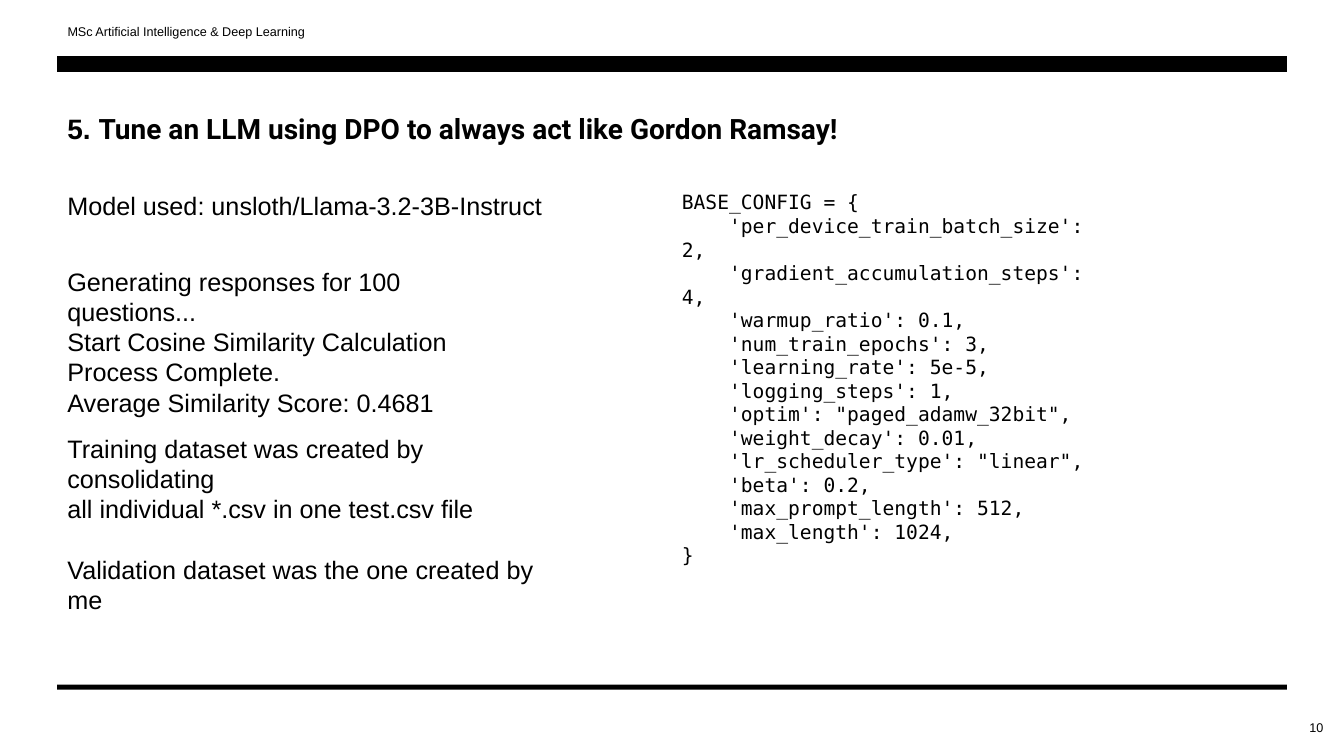
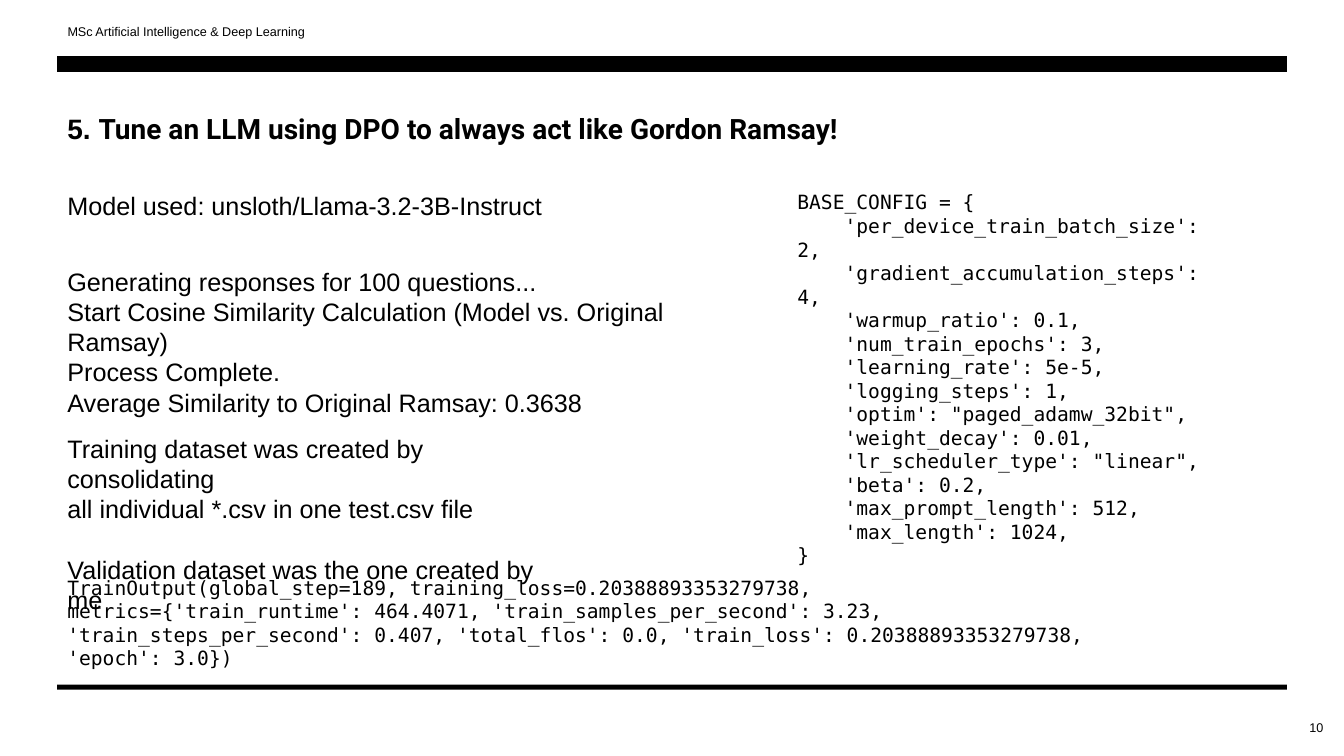
Before and after one commit to tcharos/NLP-Toxicity-Detection, a slide deck: slide 10 of NLP_finalPresentation.pptx. Drawn at 1344x756 pixels with LibreOffice and Linux fonts; fonts in the diff are those of the drawing. Boxes give left, top, right and bottom in pixels: in the first picture for what was removed or moved away, otherwise in the second. Text is boxed around its words. In the diff, an @@ line names an element or a change of style, - is before the commit and + after.

```diff
--- a/NLP_finalPresentation.pptx
+++ b/NLP_finalPresentation.pptx
@@ text "BASE_CONFIG = {": place and size @@
-text "BASE_CONFIG = {" at (682, 194, 1083, 544)
+text "BASE_CONFIG = {" at (797, 194, 1199, 544)
@@ text at (67, 302, 664, 357): text changed @@
-Start Cosine Similarity Calculation
+Start Cosine Similarity Calculation (Model vs. Original Ramsay)
@@ text at (67, 393, 582, 417): text changed @@
-Average Similarity Score: 0.4681
+Average Similarity to Original Ramsay: 0.3638
@@ text added at (67, 579, 1083, 647), 14 pt, text #000000 @@
+TrainOutput(global_step=189, training_loss=0.20388893353279738,
+metrics={'train_runtime': 464.4071, 'train_samples_per_second': 3.23,
+'train_steps_per_second': 0.407, 'total_flos': 0.0, 'train_loss': 0.20388893353279738, 'epoch': 3.0})
```
Also in this commit, not shown: 1 slide added, 1 other file.
